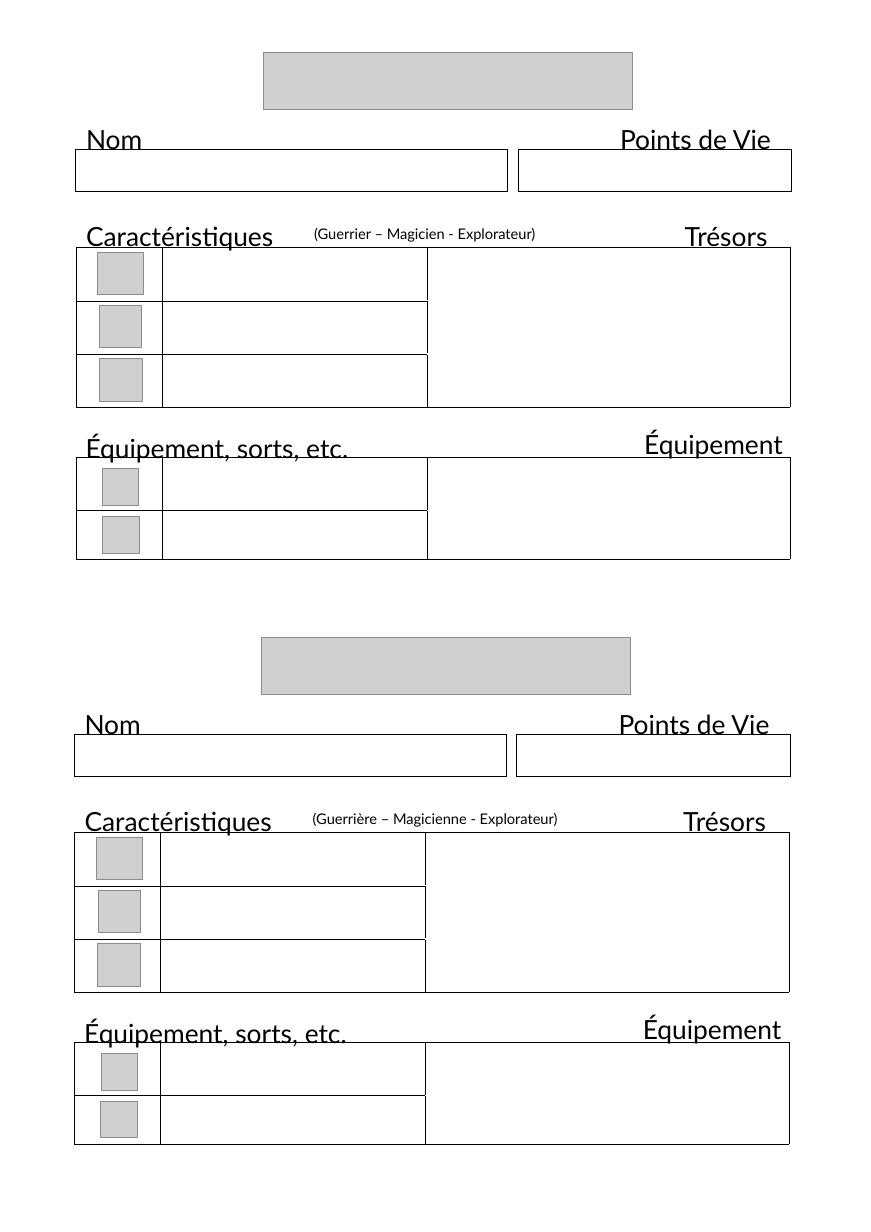
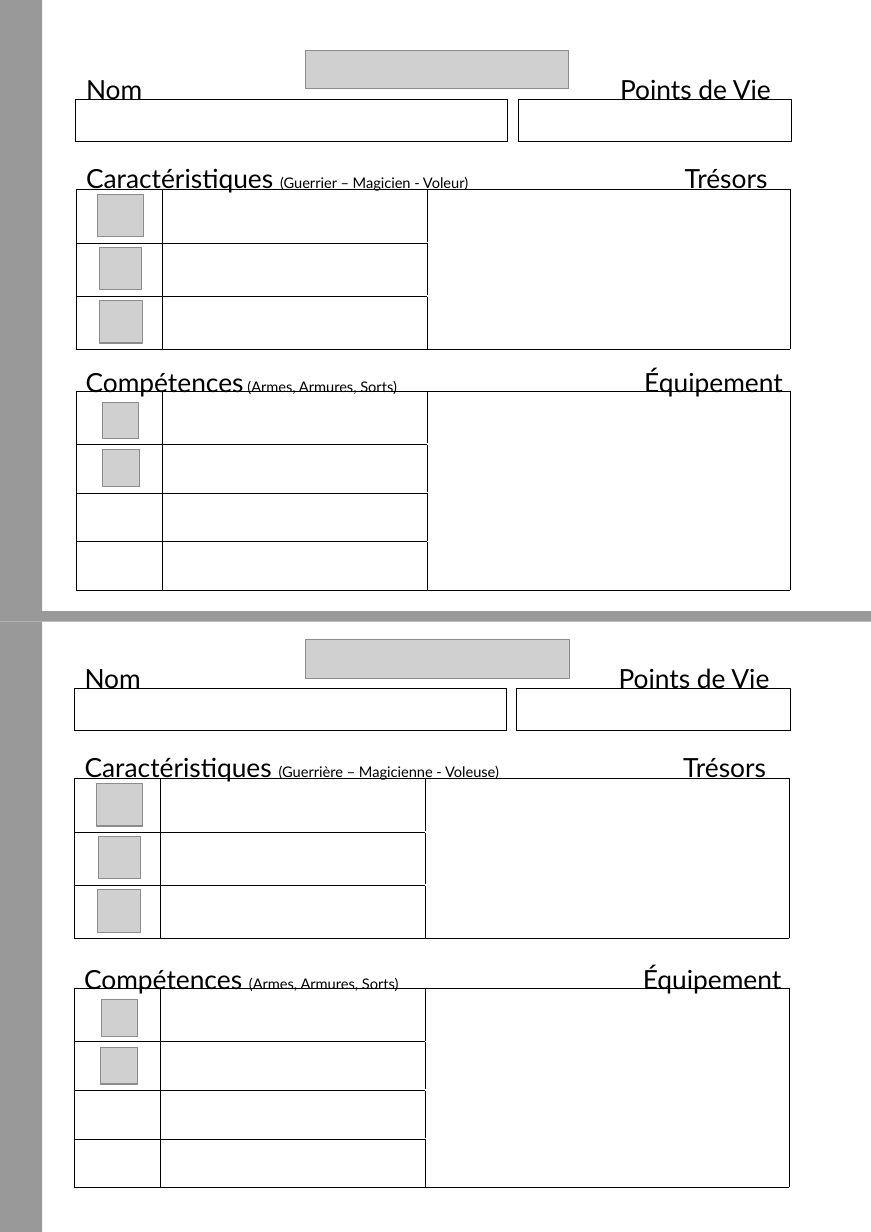
Before and after one commit to orey/jdr, a slide deck: slide 1 of DungeonSquad-fr/DungeonSquadFr-FeuillePerso.odp. Drawn at 871x1232 pixels with LibreOffice and Linux fonts; fonts in the diff are those of the drawing; grey boxes stand for pictures. Boxes give left, top, right and bottom in pixels: in the first picture for what was removed or moved away, otherwise in the second. Text is boxed around its words. In the diff, an @@ line names an element or a change of style, - is before the commit and + after.

```diff
--- a/DungeonSquad-fr/DungeonSquadFr-FeuillePerso.odp
+++ b/DungeonSquad-fr/DungeonSquadFr-FeuillePerso.odp
@@ rectangle added at (x1=0, y1=0, x2=42, y2=611), fill #999999 @@
@@ picture resized from (x1=263, y1=53, x2=632, y2=110) to (x1=305, y1=51, x2=569, y2=90) @@
@@ 3 texts, 2 rectangles moved together from (x1=76, y1=129, x2=792, y2=1044) to (x1=76, y1=79, x2=792, y2=994) @@
@@ text "Caractéristiques (Guerrier – Magicien - ..." at (x1=86, y1=168, x2=468, y2=193): vertical alignment middle to top @@
@@ text at (x1=86, y1=168, x2=468, y2=193): text changed @@
-(Guerrier – Magicien - Explorateur)
+Caractéristiques (Guerrier – Magicien - Voleur)
@@ 2 texts, 1 table moved together from (x1=76, y1=227, x2=790, y2=459) to (x1=76, y1=169, x2=790, y2=397) @@
@@ picture resized from (x1=101, y1=1101, x2=138, y2=1137) to (x1=98, y1=194, x2=144, y2=237) @@
@@ text removed at (x1=86, y1=226, x2=273, y2=251) @@
-Caractéristiques
@@ picture resized from (x1=98, y1=252, x2=144, y2=295) to (x1=100, y1=248, x2=142, y2=290) @@
@@ picture moved from (x1=100, y1=305, x2=142, y2=348) to (x1=99, y1=300, x2=142, y2=343) @@
@@ text added at (x1=86, y1=373, x2=397, y2=397), 10 pt, text #000000 @@
+Compétences (Armes, Armures, Sorts)
@@ table at (x1=76, y1=391, x2=790, y2=590) @@
+row 3:  |  | 
+row 4:  |  | 
@@ table resized from (x1=76, y1=457, x2=790, y2=559) to (x1=76, y1=391, x2=790, y2=590) @@
@@ picture resized from (x1=99, y1=358, x2=142, y2=401) to (x1=102, y1=402, x2=139, y2=439) @@
@@ text removed at (x1=86, y1=435, x2=348, y2=463) @@
-Équipement, sorts, etc.
@@ picture moved from (x1=102, y1=469, x2=139, y2=506) to (x1=102, y1=450, x2=139, y2=487) @@
@@ rectangle added at (x1=0, y1=621, x2=42, y2=1232), fill #999999 @@
@@ rectangle added at (x1=0, y1=611, x2=871, y2=621), fill #999999 @@
@@ picture resized from (x1=262, y1=637, x2=631, y2=694) to (x1=305, y1=639, x2=569, y2=678) @@
@@ 2 texts, 2 rectangles moved together from (x1=74, y1=714, x2=790, y2=776) to (x1=74, y1=668, x2=790, y2=731) @@
@@ text "Caractéristiques (Guerrière – Magicienne - ..." at (x1=85, y1=757, x2=499, y2=782): vertical alignment middle to top @@
@@ text "Trésors" moved from (x1=683, y1=812, x2=766, y2=833) to (x1=683, y1=758, x2=766, y2=779) @@
@@ table moved from (x1=74, y1=832, x2=788, y2=992) to (x1=74, y1=778, x2=788, y2=938) @@
@@ text at (x1=85, y1=757, x2=499, y2=782): text changed @@
-(Guerrière – Magicienne - Explorateur)
+Caractéristiques (Guerrière – Magicienne - Voleuse)
@@ picture resized from (x1=102, y1=516, x2=139, y2=553) to (x1=96, y1=783, x2=142, y2=826) @@
@@ text removed at (x1=85, y1=811, x2=272, y2=836) @@
-Caractéristiques
@@ table at (x1=74, y1=988, x2=788, y2=1187) @@
+row 3:  |  | 
+row 4:  |  | 
@@ table resized from (x1=74, y1=1042, x2=788, y2=1144) to (x1=74, y1=988, x2=788, y2=1187) @@
@@ text added at (x1=84, y1=970, x2=399, y2=994), 10 pt, text #000000 @@
+Compétences (Armes, Armures, Sorts)
@@ picture resized from (x1=98, y1=943, x2=141, y2=986) to (x1=101, y1=999, x2=138, y2=1036) @@
@@ text removed at (x1=84, y1=1020, x2=347, y2=1048) @@
-Équipement, sorts, etc.
@@ picture moved from (x1=101, y1=1053, x2=138, y2=1090) to (x1=101, y1=1047, x2=138, y2=1084) @@
```
Also in this commit, not shown: 3 other files.
